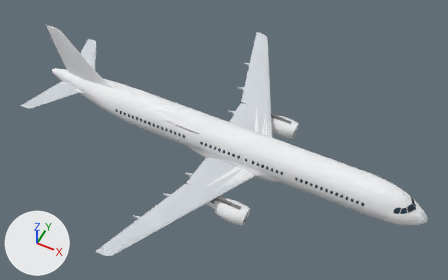
A saved change to the glTF model fixtures/aircraft/a21n-0.glb.
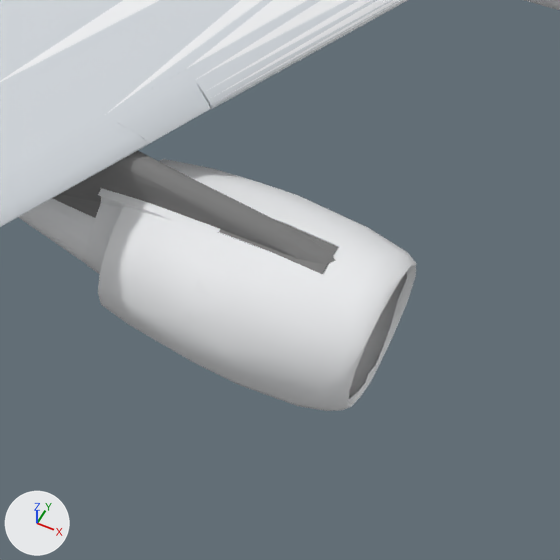
The first picture shows the older version from a 50 mm lens placed at (20.0, -39.9, 54.0), pointed at (0.5, -1.0, 5.5). The close-ups show the older and then the newer version on the part from 45% to 59% of the width and 64% to 87% of the height of that picture. Only the edits that show in the close-ups are written down. Every picture has the same lights, and +X, +Y and +Z are marked at lower left. Where no turn or scale is listed for an object, it has been applied to the vertices. Vertices at exactly the same position are counted once.

In view in the first close-up: 'c808080', 'engine', 'hull', 'wing'.
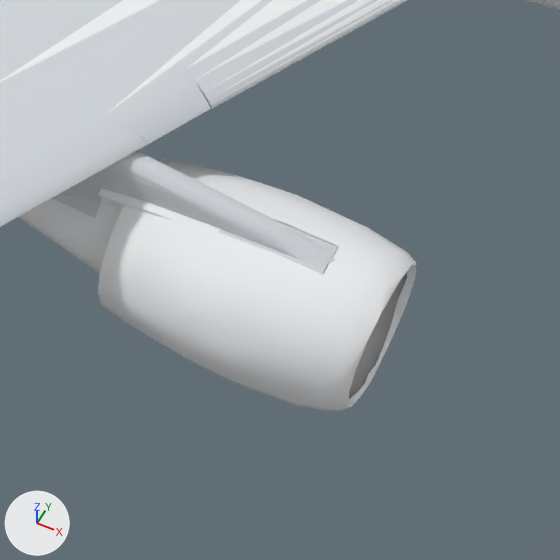
What differs and where, as boxes (x1, y1, x2, y2) in the close-ups (560 x 560 px):
part 1 of me_mesh_2, deleted: before (52, 151, 338, 274)
part 2 of me_mesh_7, added: after (52, 151, 338, 274)

What the commit changed:
me_mesh_2 is used by ob_c808080; location (0.0, 0.0, 0.0).
me_mesh_2 had 234 vertices, 328 faces and spanned x -1.5..20.9, y -6.9..6.8, z 2.3..5.2.
me_mesh_2 now has 77 vertices, 79 faces and spans x 19.0..20.9, y -1.5..1.5, z 4.7..5.2.
me_mesh_2 part 1: the loose piece of 80 vertices spanning x -1.5..5.3, y -6.9..-6.3, z 2.3..3.6 is deleted.
Other edits to the shape of me_mesh_2 do not show in these pictures.
me_mesh_7 is used by ob_wing; location (0.0, 0.0, 0.0).
me_mesh_7 had 963 vertices, 1489 faces and spanned x -22.2..22.2, y -17.9..17.9, z 2.0..5.5.
me_mesh_7 now has 1124 vertices, 1753 faces and spans x -22.2..22.2, y -17.9..17.9, z 2.0..5.5.
me_mesh_7 part 2: a new loose piece of 77 vertices spanning x -1.5..5.3, y -6.9..-6.3, z 2.3..3.6, in mat_wing (light grey #d1d6db).
Other edits to the shape of me_mesh_7 do not show in these pictures.
